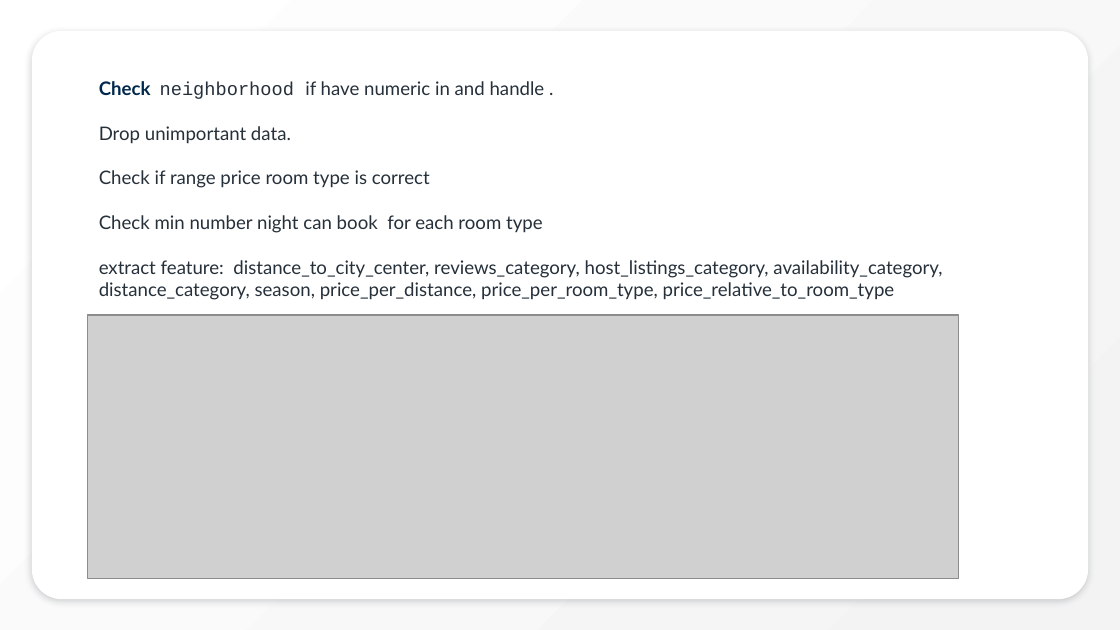
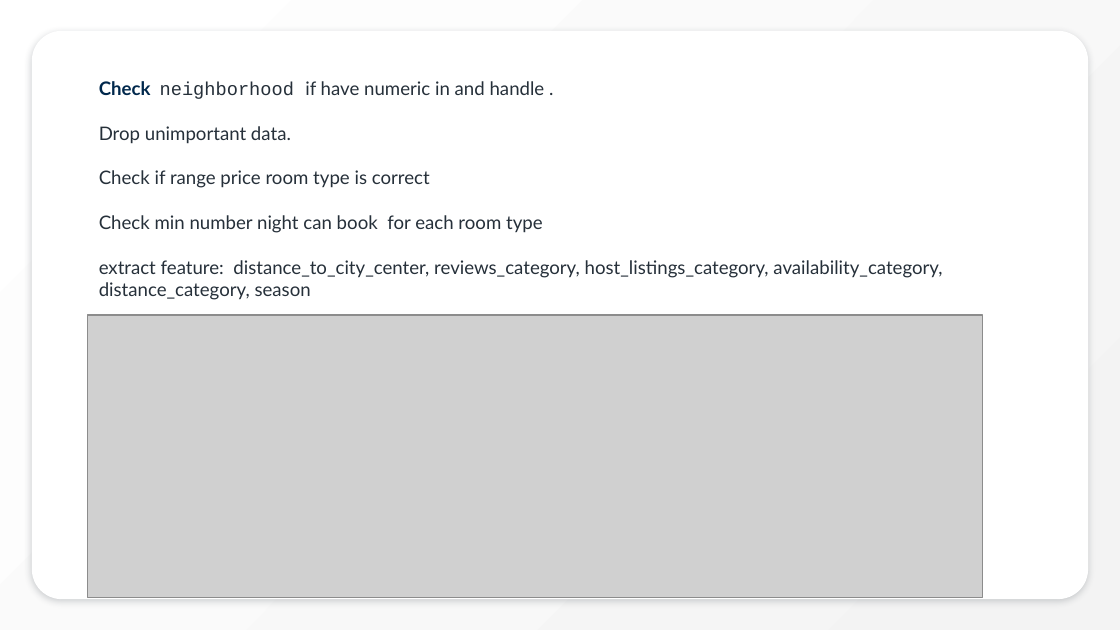
Before and after one commit to MinaTharwat93/MinaTharwat93-Airbnb_Project_Regression, a slide deck: slide 9 of Airbnb.pptx. Drawn at 1120x630 pixels with LibreOffice and Linux fonts; fonts in the diff are those of the drawing; grey boxes stand for pictures. Boxes give left, top, right and bottom in pixels: in the first picture for what was removed or moved away, otherwise in the second. Text is boxed around its words. In the diff, an @@ line names an element or a change of style, - is before the commit and + after.

Commit message:
update

```diff
--- a/Airbnb.pptx
+++ b/Airbnb.pptx
@@ title at [99, 81, 942, 300]: text changed @@
-Check neighborhood if have numeric in and handle .
-Drop unimportant data.
-Check if range price room type is correct
-Check min number night can book for each room type
-extract feature: distance_to_city_center, reviews_category, host_listings_category, availability_category, distance_category, season, price_per_distance, price_per_room_type, price_relative_to_room_type
+Check neighborhood if have numeric in and handle .
+Drop unimportant data.
+Check if range price room type is correct
+Check min number night can book for each room type
+extract feature: distance_to_city_center, reviews_category, host_listings_category, availability_category, distance_category, season
@@ picture: place and size @@
-picture at [87, 315, 959, 579]
+picture at [87, 315, 982, 597]
```
Also in this commit, not shown: 1 other slide changed.
